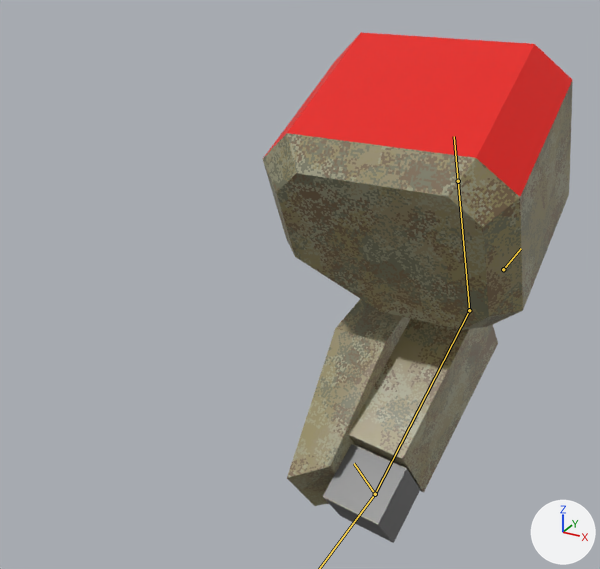
Two versions of the Blender file resources/mechparts/armr/mech_armr10.blend, one commit apart.
The view is the same before and after, from a 50 mm camera at (0.28, -1.412, 0.434) aimed at (-0.359, -0.251, -0.147). Lighting does not change. The marker at lower right points along +X, +Y and +Z. Both versions are drawn at frame 11 of the action 'shoot_in'; the numbers are the values there. The bones that bend it are drawn over the model as lines.

Names of what the first picture shows: 'arm'.
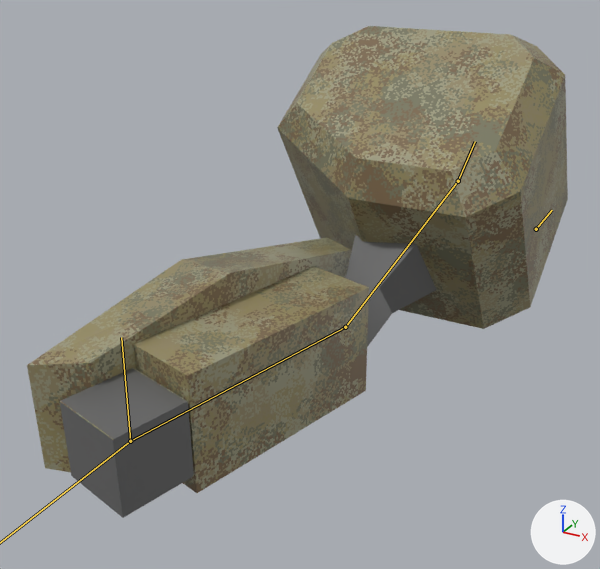
Location of each change, [x1, y1, x2, y2] in pixels of the pictures (600 x 569 px):
'arm', posed (74% wider): before [263, 32, 573, 543]; after [27, 26, 568, 518]
bone 'arm_ik_pole', root to tip: before (503, 269) to (521, 248); after (536, 229) to (552, 210)

The change, as a list of edits to the scene's bpy script:
```text
Change bone_arm_ik_pole:
    where bone_arm_ik_pole = bpy.data.objects['Armature'].pose.bones['arm_ik_pole']
    bone_arm_ik_pole.location: (0.023, 0.0, 0.04) -> (0.083, 0.0, 0.146)
Change bone_arm_ik_target:
    where bone_arm_ik_target = bpy.data.objects['Armature'].pose.bones['arm_ik_target']
    bone_arm_ik_target.location: (0.055, 0.192, 0.143) -> (0.2, 0.7, 0.521)
```
